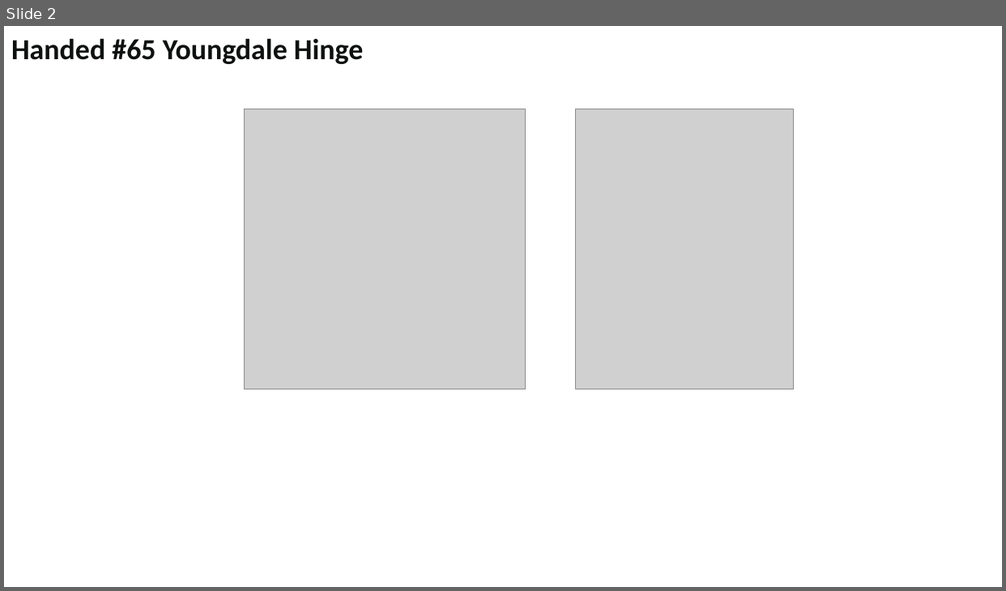
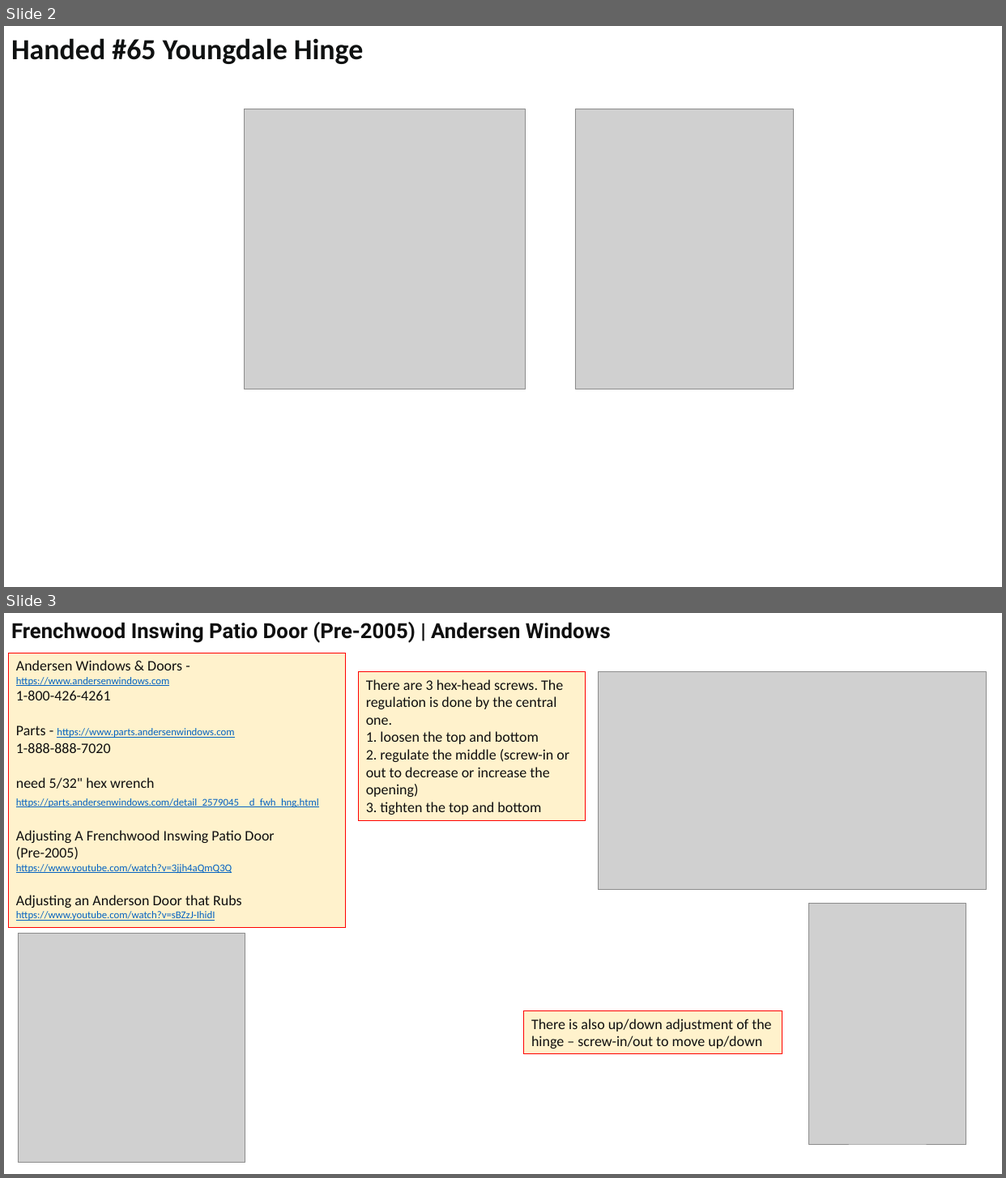
Before and after one commit to lselector/misc_farm, a slide deck: hinges.pptx. Shown one above the other, each under a label of ours: slide 2 before the commit, slides 2 and 3 after it. The pictures are 1006x591 and 1006x1178 pixels, drawn with LibreOffice and Linux fonts; fonts in the diff are those of the drawing; grey boxes stand for pictures. Boxes give left, top, right and bottom in pixels: in the first picture for what was removed or moved away, otherwise in the second. Text is boxed around its words. In the diff, an @@ line names an element or a change of style, - is before the commit and + after.

Commit message:
update

```diff
--- a/hinges.pptx
+++ b/hinges.pptx
@@ slide 3 added at <box>4,613,1002,1174</box>, background #FFFFFF @@
@@ text added at <box>11,622,611,643</box>, 20 pt, text #0F0F0F, bold @@
+Frenchwood Inswing Patio Door (Pre-2005) | Andersen Windows
@@ rectangle added at <box>9,653,345,927</box>, fill #FFF2CC, outline #FF0000 0.75 pt, 10 pt, text #0563C1, underline @@
+Andersen Windows & Doors - https://www.andersenwindows.com
+1-800-426-4261
+Parts - https://www.parts.andersenwindows.com
+1-888-888-7020
+need 5/32" hex wrench
+https://parts.andersenwindows.com/detail_2579045__d_fwh_hng.html
+Adjusting A Frenchwood Inswing Patio Door (Pre-2005)
+https://www.youtube.com/watch?v=3jjh4aQmQ3Q
+Adjusting an Anderson Door that Rubs
+https://www.youtube.com/watch?v=sBZzJ-IhidI
@@ rectangle added at <box>359,672,586,821</box>, fill #FFF2CC, outline #FF0000 0.75 pt, 14 pt, text #0F0F0F @@
+There are 3 hex-head screws. The regulation is done by the central one.
+1. loosen the top and bottom
+2. regulate the middle (screw-in or out to decrease or increase the opening)
+3. tighten the top and bottom
@@ picture added at <box>599,672,987,890</box> @@
@@ picture added at <box>809,904,967,1144</box> @@
@@ picture added at <box>19,934,245,1162</box> @@
@@ rectangle added at <box>524,1012,782,1054</box>, fill #FFF2CC, outline #FF0000 0.75 pt, 14 pt, text #0F0F0F @@
+There is also up/down adjustment of the hinge – screw-in/out to move up/down
```
